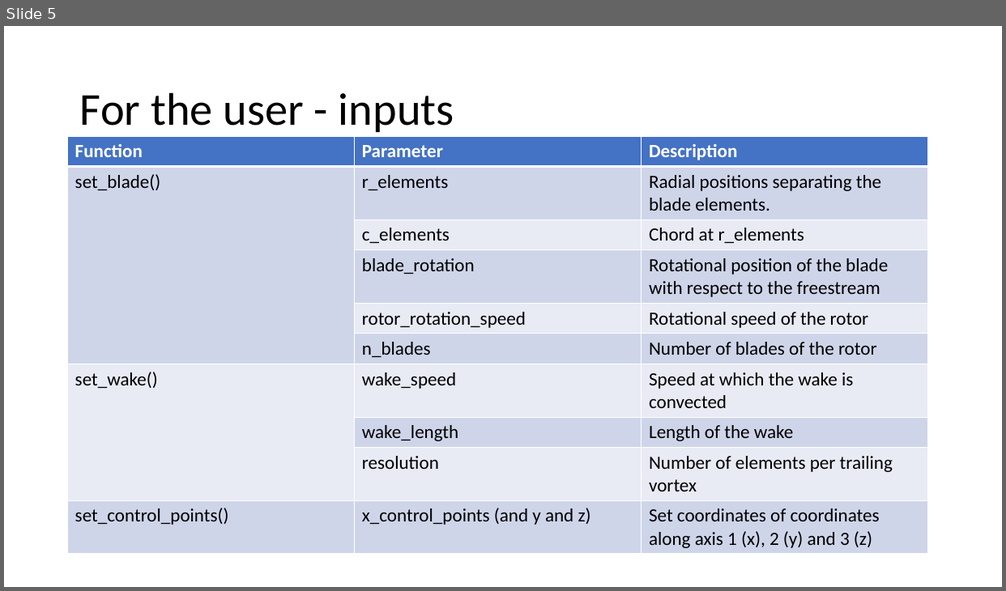
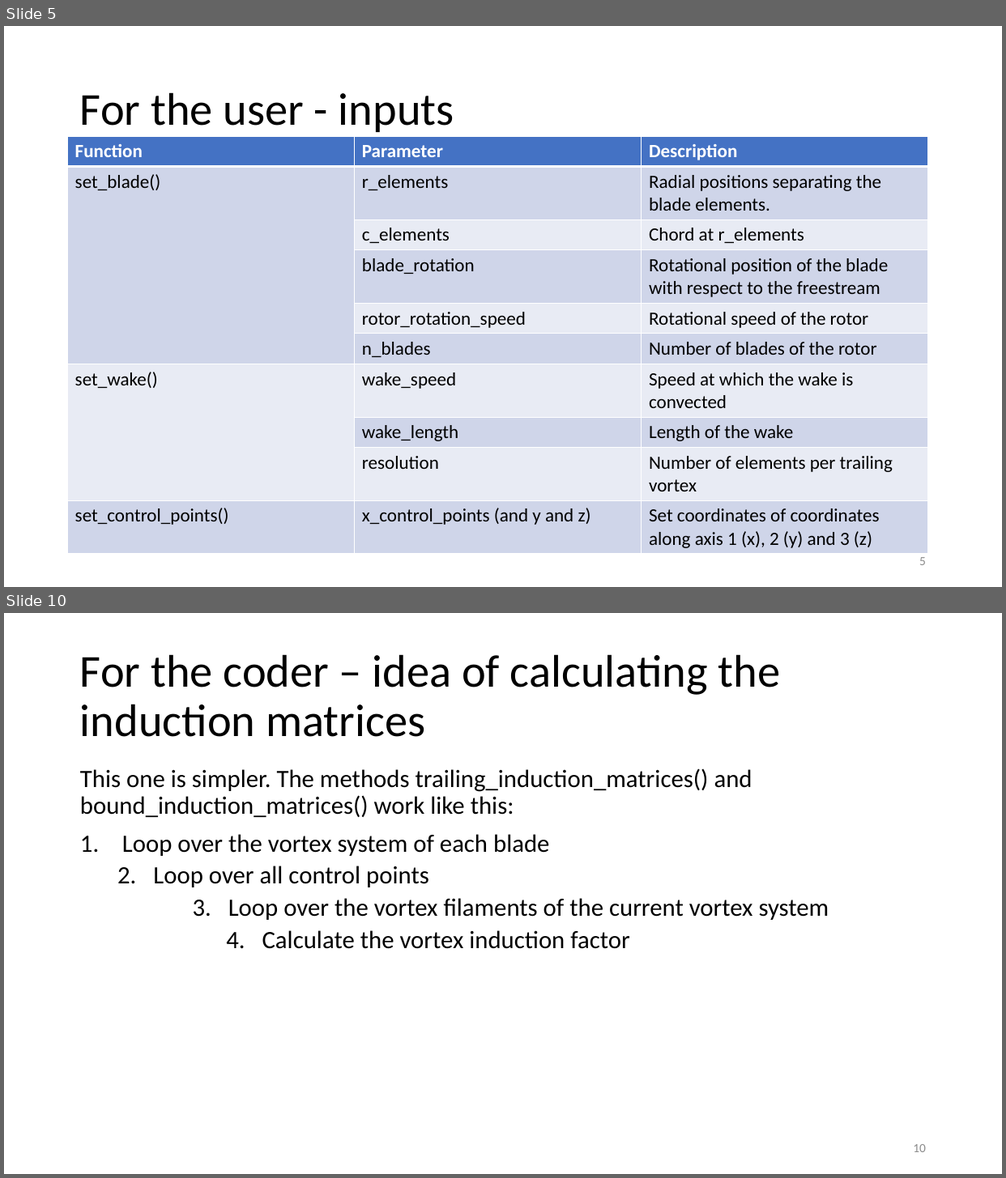
Before and after one commit to JonasMPN/LiftingLine, a slide deck: documentation/VortexSystem.pptx. Shown one above the other, each under a label of ours: slide 5 before the commit, slides 5 and 10 after it; the slides between them are not shown. The pictures are 1006x591 and 1006x1178 pixels, drawn with LibreOffice and Linux fonts; fonts in the diff are those of the drawing. Boxes give left, top, right and bottom in pixels: in the first picture for what was removed or moved away, otherwise in the second. Text is boxed around its words. In the diff, an @@ line names an element or a change of style, - is before the commit and + after.

```diff
--- a/documentation/VortexSystem.pptx
+++ b/documentation/VortexSystem.pptx
@@ slide 10 added at (4,613,1002,1174), background #FFFFFF @@
@@ title added at (80,654,781,737), 44 pt, text #000000 @@
+For the coder – idea of calculating the induction matrices
@@ text added at (80,769,829,949), 24 pt, text #000000 @@
+This one is simpler. The methods trailing_induction_matrices() and bound_induction_matrices() work like this:
+1. Loop over the vortex system of each blade
+  2. Loop over all control points
+  3. Loop over the vortex filaments of the current vortex system
+  4. Calculate the vortex induction factor
@@ page number added at (913,1144,926,1152), 12 pt, text #8C8C8C @@
+10
@@ slide 5 changed as well @@
@@ page number added at (919,557,926,565), 12 pt, text #8C8C8C @@
+5
```
Also in this commit, not shown: 5 other slides changed, 3 other slides added.
